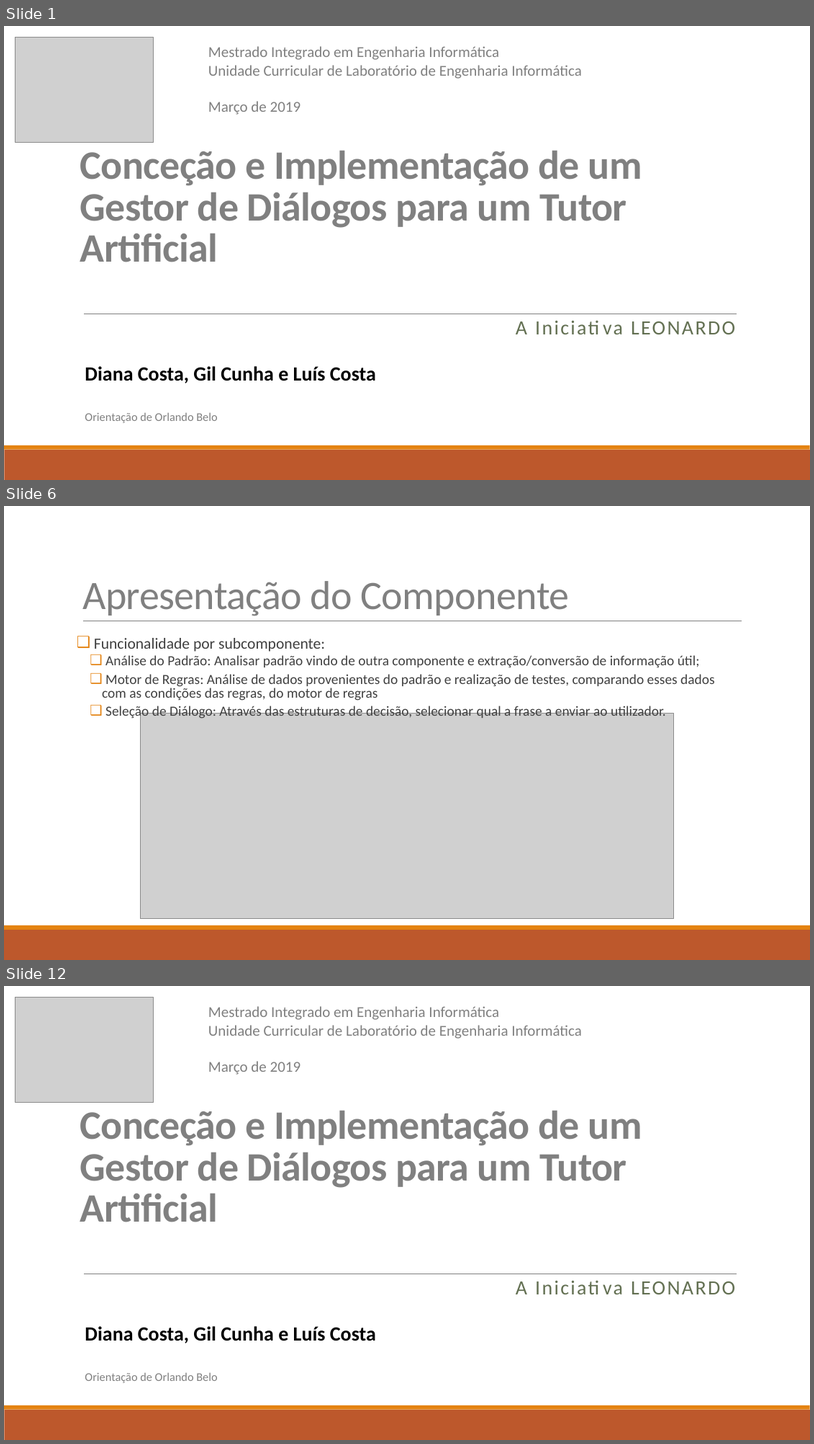
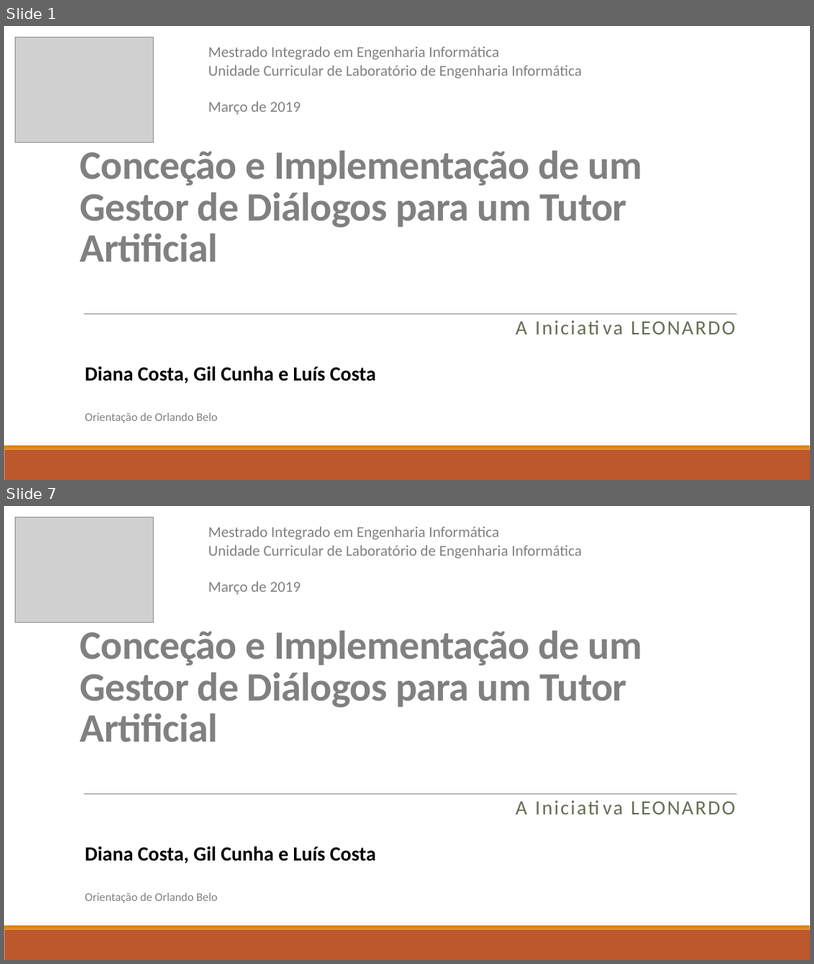
Before and after one commit to diisnc/Dialog_Agent_1819, a slide deck: Report/presentation_2_Luis.pptx. Shown one above the other, each under a label of ours: slides 1, 6 and 12 before the commit, slides 1 and 7 after it; the slides between them are not shown. The pictures are 814x1444 and 814x964 pixels, drawn with LibreOffice and Linux fonts; fonts in the diff are those of the drawing; grey boxes stand for pictures. Boxes give left, top, right and bottom in pixels: in the first picture for what was removed or moved away, otherwise in the second. Text is boxed around its words. In the diff, an @@ line names an element or a change of style, - is before the commit and + after.

```diff
--- a/Report/presentation_2_Luis.pptx
+++ b/Report/presentation_2_Luis.pptx
@@ slide 6 removed at [4, 506, 810, 960], background #FFFFFF; not listed: 2 template elements that a slide beside it also shows @@
@@ title removed at [82, 581, 570, 616] @@
-Apresentação do Componente
@@ line removed from (83, 621) to (743, 621) @@
@@ text removed at [94, 638, 715, 720] @@
-❑ Funcionalidade por subcomponente:
-  ❑ Análise do Padrão: Analisar padrão vindo de outra componente e extração/conversão de informação útil;
-  ❑ Motor de Regras: Análise de dados provenientes do padrão e realização de testes, comparando esses dados com as condições das regras, do motor de regras
-  ❑ Seleção de Diálogo: Através das estruturas de decisão, selecionar qual a frase a enviar ao utilizador.
@@ picture removed at [140, 713, 674, 919] @@
@@ what was slide 12 is now slide 7 @@
```
Also in this commit, not shown: 4 slides changed, 1 slide added, 5 other slides removed, 1 other file.
